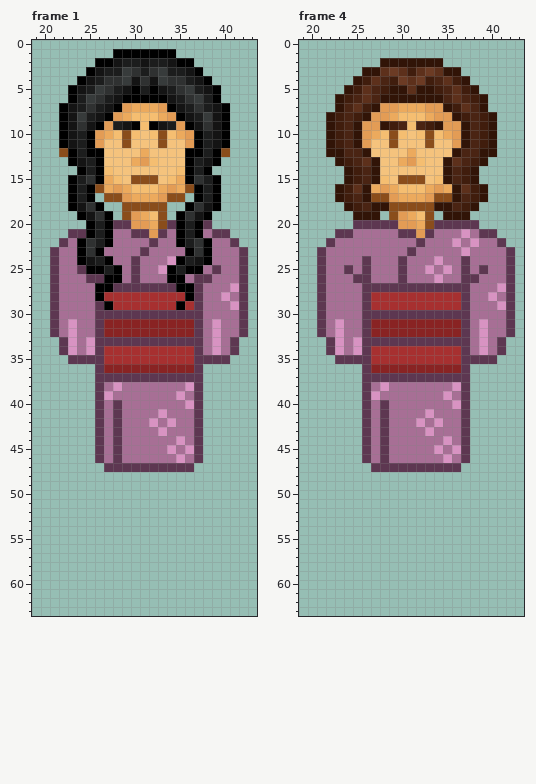
One commit to this pixel-art file: Aseprite/Characters/GirlW.aseprite. That is the earlier state.
64x64 pixels, 4 frames. Colours within 5 levels of each other are drawn and written as one. Shown: frame 1: x 19..43, y 0..63; frame 4: x 19..43, y 0..63. The commit also changed other frames, which this record leaves out.
Once edited:
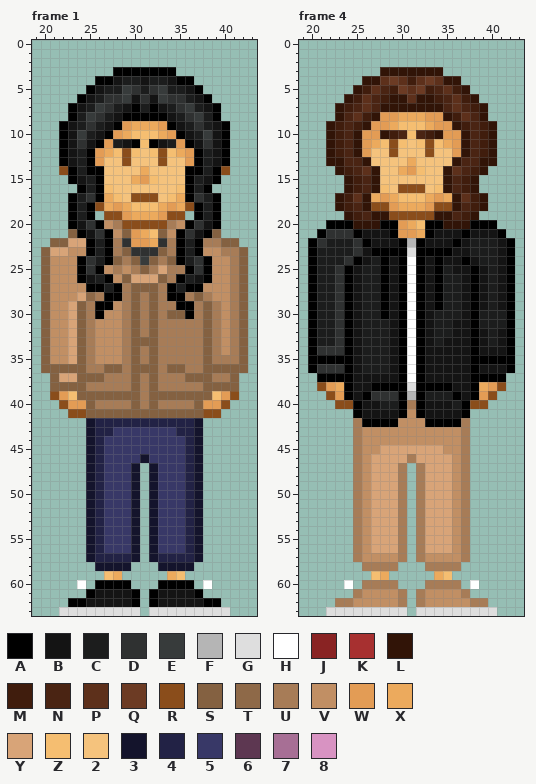
Palette (. is transparent): A #000000  B #141414  C #1c1d1d  D #2f3131  E #373b3b  F #b5b5b5  G #dedede  H #ffffff  J #892323  K #a73030  L #311407  M #401d0d  N #4a2413  P #5d301b  Q #6c3b24  R #8a4d1b  S #846141  T #8e6948  U #a77c57  V #c18f64  W #e39c55  X #ecaa5d  Y #d8a478  Z #f5be71  2 #f5c37d  3 #14142c  4 #222245  5 #383867  6 #5d3751  7 #a76f95  8 #d893c2
Changes in this commit:
layer "Shoes" added
layer "Jacket" added
Changed rows in their new state; - is an unchanged pixel.
Frame 1:
first column x 20:
 1 --------.......--------
 2 ------...........------
 3 -----...AAAAAAA...-----
 4 ----..AABCCBCCBAA..----
 5 ---..ABC-ED-DE-CBA..---
 6 ---.ABCDDEBDBEDDCBA.---
 7 --.ABCEDCBACABCDECBA.--
 8 --.ACEDCBAAAAABCDECA.--
 9 ----CDCBAWXXXWABCDC----
10 ----ECBAWX-Z-XWABCE----
11 ----DBAWCBAZABCWABD----
12 --AB--WXZRZ2ZRZXW--BA--
13 --ABCAW--R222R--WACBA--
14 --RACA-2---X---2-ACAR--
15 ----BC-22-XWZ-22-CB----
16 ---.ACAZ2222222ZACA.---
17 -----DAXZ2RRR2ZXAD-----
18 ----CARXWXZZZXWXRAC----
19 ---ACA.RRWX-XWRR.ACA---
20 ---ABDAVURRRR-UVADBA---
21 ---SABD-VSWXZSV-DBAS.--
22 -SSYYA--UDWWXDU--AUUSS-
23 SYYVVACAUSDDDSUACAVVUUS
24 SVVV-D--SUSESUS--D-VVUS
25 SVVVAD-VUVUSUYUU-DAVVUS
26 SVVVABC-VSYYYSU-CBAVVUS
27 SVVVVA-CAUSSSUAC-AVVVUS
28 SVVVYTUAAUSUSUAAUSUVVUS
29 SVVYSUA-VUSUSUU-AUSUVUS
30 SVVYSUAVVUSUSUSSAUSUVUS
31 SVVYSUVVVUSUSUUUUUSUVUS
32 SVVYSUVVVUSUSUUUUUSUVUS
33 SVVYSUVVVUSSSUUUUUSUVUS
34 SVVYSUVVVUSUSUUUUUSUVUS
35 SVVYSUVVVUSUSUUUUUSUUUS
36 SSSSSUUSSUSSSUSSUUSSSSS
37 -SYYSSSUUUSUSUUUSSSUUS-
38 -SSSSUUUUUSUSUUUUUSSSS-
39 -RWZSSSSSSSUSSSSSSSZWR-
40 --RWWSUUUUSUSUUUUSWWR--
41 ---RRSSSSSSSSSSSSSRR---
42 -----3444444444443-----
43 -----3445555555443-----
44 -----3455555555543-----
45 -----3455555555543-----
46 -----3455553555543-----
47 -----345553.355543-----
48 -----345553-355543-----
49 -----345553-355543-----
50 -----345553-355543-----
51 -----345553-355543-----
52 -----345553-355543-----
53 -----345553-355543-----
54 -----345553-355543-----
55 -----345553-355543-----
56 -----345553-355543-----
57 -----344443-344443-----
58 ------3333---3333------
59 -------ZX-----XZ-------
60 ----H-AAAA---AAAA-H----
61 -----ABBBBA-ABBBBA-----
62 ---AABBBBBA-ABBBBBAA---
63 --GGGGGGGGG-GGGGGGGGG--
Frame 4:
first column x 20:
 2 --------.......--------
 3 ------..LLLLLLL..------
 4 -----.LLPQPMPQPLL.-----
 5 ----.LMPNMQ-QMNPML.----
 6 ---.LM--M--P--M--ML.---
 7 ----MNPNLLLLLLLNPNM----
 8 --.L-PML-WXXXW-LMP-L.--
 9 -----ML-WXZ-ZXW-LM-----
10 -------WLMNZNMLW-------
11 -------XZ-Z-Z-ZX-------
12 ---M-LW--R-2-R--WL-M---
13 --L-N-L2--2X2--2L-N-L--
14 ---LMNP---XWZ---PNML---
15 --------2-222-2--------
16 ---.LMNLZ2RRR2ZLNML.---
17 -----P-XWXZZZXWX-P-----
18 ---LMNLRRWXXXWRRLNML---
19 ----LMN-L-RRR-L-NML----
20 --AAALLLAA-XZAALLLAAA--
21 -ADDDABBBAWWXABBBABBBA-
22 ADCCCDABBBAFABBBABCCCBA
23 ACCCCDBAAAAGAAAABBCCCBA
24 ACCCDABCABAHABABBABCCBA
25 ACCDABCCABAHABACBBABCBA
26 ACCDABCCABAHABACCBABCBA
27 ACCDABCCABAHABACCBABCBA
28 ACCDABCCABAHABACCBABCBA
29 ACCDABCCABAHABACCBABCBA
30 ACCDABCCABAHABCCCBACCCA
31 ACCDABCCCBAHABCCBBACCCA
32 ACCDABCCCBAHABCCBBABCBA
33 ACCDABCCCBAHABCBBBABCBA
34 ADDDABCCCBAHABBBBBABBBA
35 AAAAABCCCBAHABBBBBAAAAA
36 ADDDABCCCBAHABBBBBABBBA
37 -AAAABBBBBAHABBBBBAAAA-
38 -RWXABBAAAAGAAAABBAXWR-
39 --RWABADDDAFACCCABAWR--
40 ---RRABBCCAUABBBCARR---
41 -----ABBBBAVABBBBA-----
42 -----UAAAAVVVAAAAU-----
43 -----UVVVVVVVVVVVU-----
44 -----UVVVVVVVVVVVU-----
45 -----UVVYYYYYYYVVU-----
46 -----UVYYYYUYYYYVU-----
47 -----UVYYYU.UYYYVU-----
48 -----UVYYYU-UYYYVU-----
49 -----UVYYYU-UYYYVU-----
50 -----UVYYYU-UYYYVU-----
51 -----UVYYYU-UYYYVU-----
52 -----UVYYYU-UYYYVU-----
53 -----UVYYYU-UYYYVU-----
54 -----UVYYYU-UYYYVU-----
55 -----UVYYYU-UYYYVU-----
56 -----UVYYYU-UYYYVU-----
57 -----UVVVVU-UVVVVU-----
58 ------UUUU---UUUU------
59 -------ZX-----XZ-------
60 ----H-UUUU---UUUU-H----
61 -----UVVVVU-UVVVVU-----
62 ---UUVVVVVU-UVVVVVUU---
63 --GGGGGGGGG-GGGGGGGGG--
Boxes around the changes in both pictures, in picture pixels (x1, y1, x2, y2):
changed: (41, 49, 248, 616)
changed: (308, 58, 515, 616)
